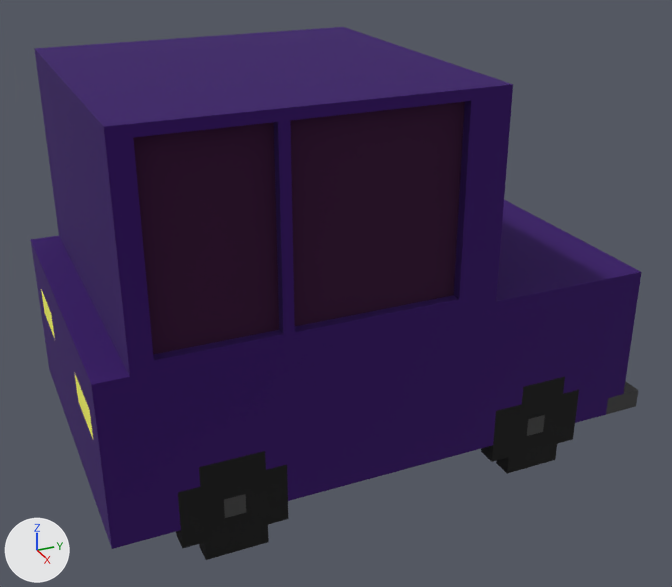
Before and after pictures for a commit that changed the OBJ model GothamCity/Modelos_obj/Transportes/Auto2.obj.
The view is the same before and after, from a 50 mm lens placed at (8.11, -3.65, 4.74), pointed at (0.07, -0.03, 0.72). Every picture has the same lights, and +X, +Y and +Z are marked at lower left. Where no turn or scale is listed for an object, it has been applied to the vertices. Vertices at the same position are counted once.

The scene before the commit, as lines of its bpy script (objects in view):
```python
me_untitled = bpy.data.meshes.new('Untitled')
me_untitled.from_pydata(...)  # 212 vertices, 420 faces; spans x -1.8..1.6, y -2.8..2.8, z -0.9..3.1
me_untitled.materials.append(mat_palette)  # picture img_auto2_png
ob_untitled = bpy.data.objects.new('Untitled', me_untitled)
ob_untitled.location = (0.0, 0.0, 0.0)
```
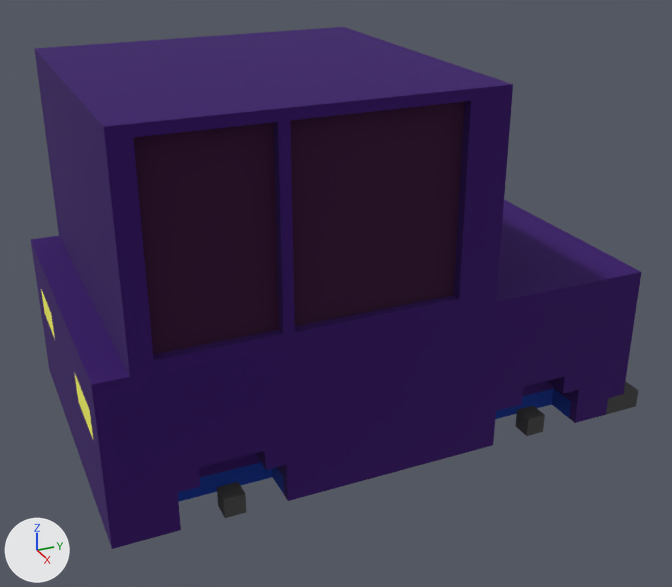
Edits to the bpy script that builds the scene:
```text
Change me_untitled:
    used by ob_untitled; location = (0.0, 0.0, 0.0)
    remove me_untitled.from_pydata(...)  # 212 vertices, 420 faces; spans x -1.8..1.6, y -2.8..2.8, z -0.9..3.1
    add me_untitled.from_pydata(...)  # 216 vertices, 408 faces; spans x -1.8..1.6, y -2.8..2.8, z -0.5..3.1
    me_untitled part 1
    56 vertices are removed from x -1.8..1.6, y -2.2..2.0, z -0.9..-0.5
    180 faces are deleted
    6 vertices are added at (1.5, 1.2, -0.1), (1.5, 1.3, -0.1), (1.2, 1.2, -0.1), (1.5, 1.2, 0.1), (1.5, 1.3, 0.1), (1.2, 1.2, 0.1)
    12 new vertices lie (0.4, 0.0, 0.0) away from vertices in x -1.8, y -2.0..2.0, z -0.1..0.1
    10 new vertices lie (-0.4, 0.0, 0.0) away from vertices in x 1.6, y -2.2..2.0, z -0.1..0.1
    8 new vertices lie (-0.2, 0.0, 0.0) away from vertices in x 1.6, y -1.8..1.6, z -0.5..-0.3
    8 new vertices lie (0.2, 0.0, 0.0) away from vertices in x -1.8, y -1.6..1.6, z -0.5..-0.3
    8 new vertices lie (0.0, 0.0, 0.2) away from vertices in x 1.2..1.5, y -2.2..2.0, z -0.5
    156 new faces join them
```

Where the change shows, as pixel boxes (x1, y1, x2, y2) in the pictures (672 x 587 px; the box of a moved part takes in the faces that stretch with it):
'Untitled', reshaped
    before: (31, 27, 641, 560)
    after: (31, 27, 641, 549)
part 1 of me_untitled, moved or reshaped
    before: (176, 377, 579, 560)
    after: (178, 377, 579, 517)
